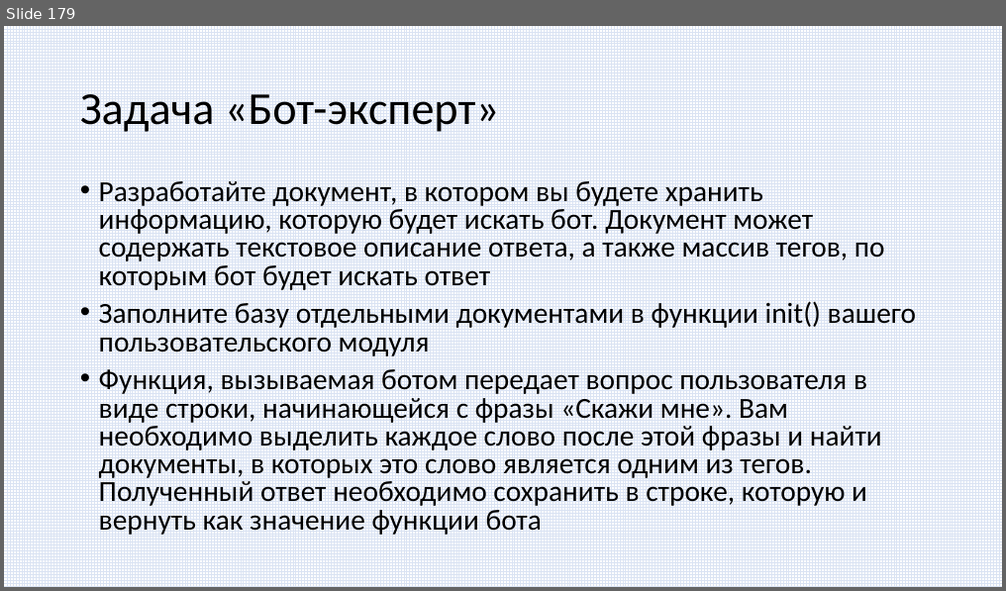
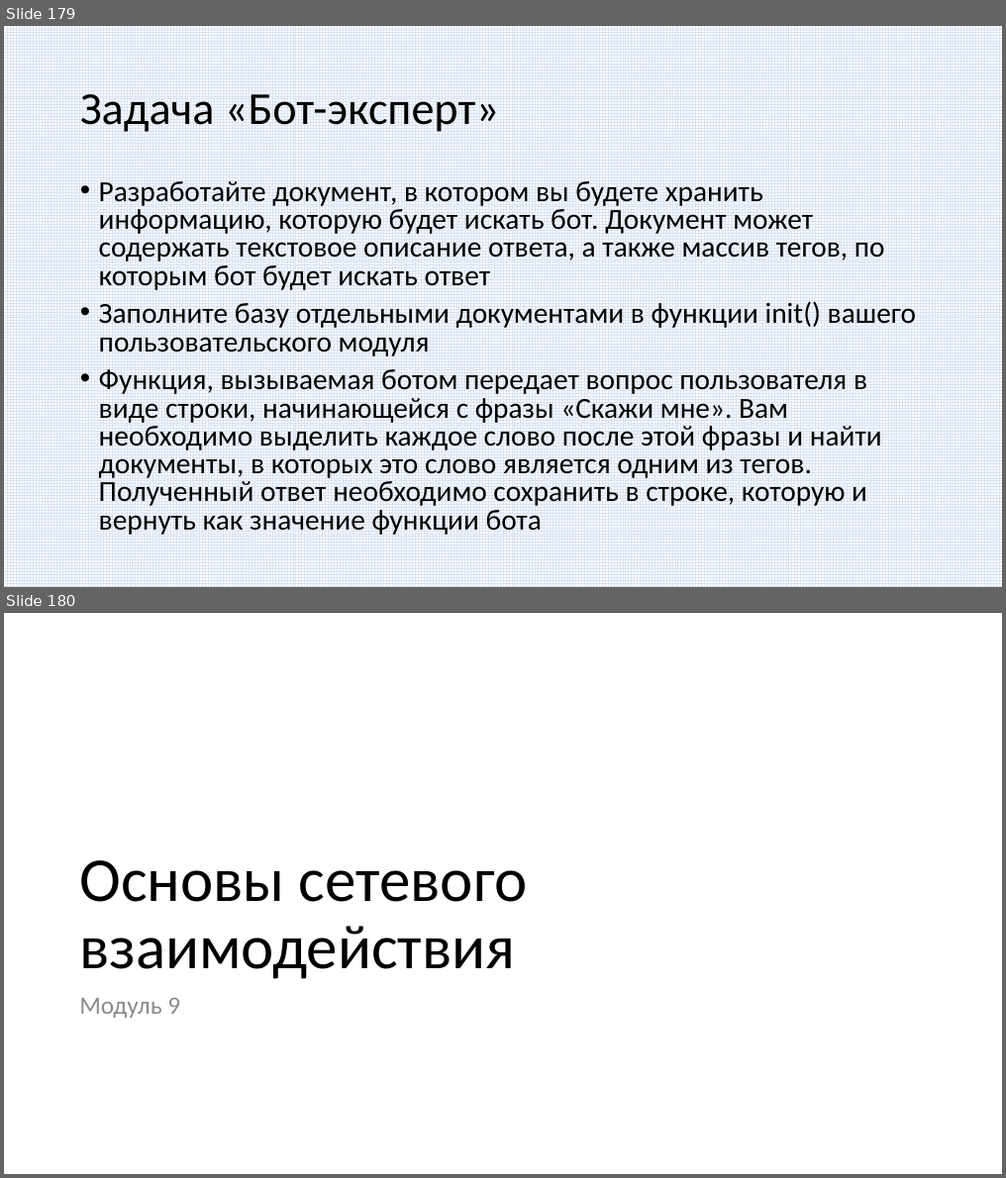
Before and after one commit to paveltsytovich/telegram-course, a slide deck: Presentation/Разработка ботов для телеграмм на Python.pptx. Shown one above the other, each under a label of ours: slide 179 before the commit, slides 179 and 180 after it. The pictures are 1006x591 and 1006x1178 pixels, drawn with LibreOffice and Linux fonts; fonts in the diff are those of the drawing. Boxes give left, top, right and bottom in pixels: in the first picture for what was removed or moved away, otherwise in the second. Text is boxed around its words. In the diff, an @@ line names an element or a change of style, - is before the commit and + after.

```diff
--- a/Presentation/Разработка ботов для телеграмм на Python.pptx
+++ b/Presentation/Разработка ботов для телеграмм на Python.pptx
@@ slide 180 added at [4, 613, 1002, 1174], background #FFFFFF @@
@@ title added at [79, 861, 527, 979], 60 pt, text #000000 @@
+Основы сетевого взаимодействия
@@ text added at [79, 998, 180, 1018], 24 pt, text #8C8C8C @@
+Модуль 9
```
Also in this commit, not shown: 1 other slide added.
